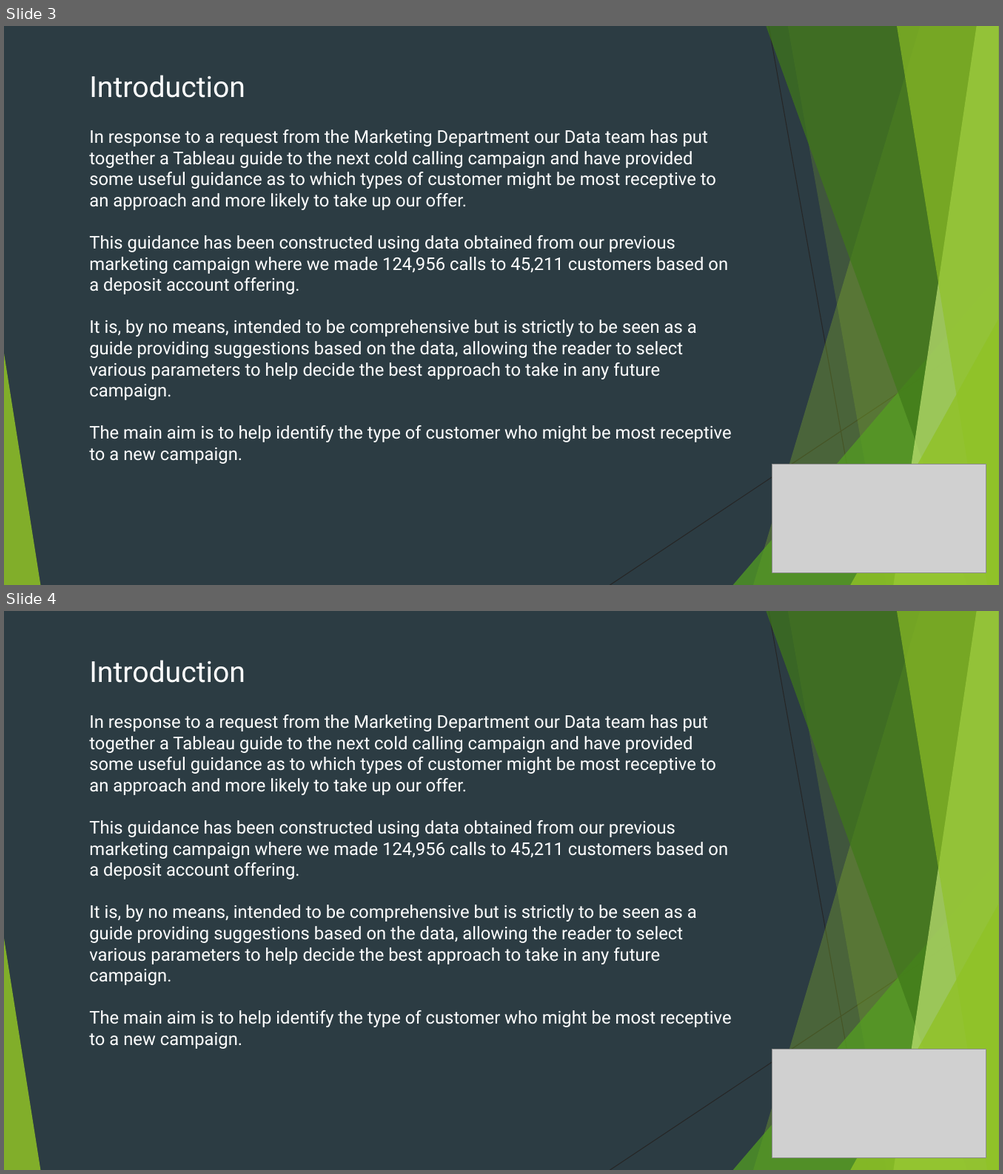
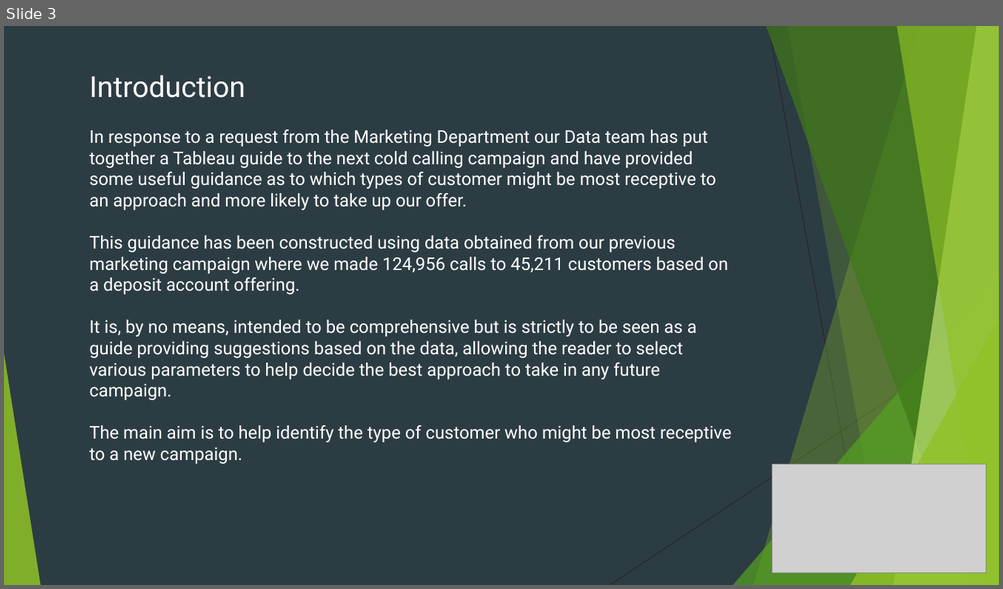
Before and after one commit to AndrewBoyne/my_qa_repo, a slide deck: Sprint 1/Marketing Campaign Guidance.pptx. Shown one above the other, each under a label of ours: slides 3 and 4 before the commit, slide 3 after it. The pictures are 1003x1174 and 1003x589 pixels, drawn with LibreOffice and Linux fonts; fonts in the diff are those of the drawing; grey boxes stand for pictures. Boxes give left, top, right and bottom in pixels: in the first picture for what was removed or moved away, otherwise in the second. Text is boxed around its words. In the diff, an @@ line names an element or a change of style, - is before the commit and + after.

```diff
--- a/Sprint 1/Marketing Campaign Guidance.pptx
+++ b/Sprint 1/Marketing Campaign Guidance.pptx
@@ slide 4 removed at (4,611,999,1170), background #2C3C43; not listed: 10 template elements that a slide beside it also shows @@
@@ text removed at (89,660,731,1049) @@
-Introduction
-In response to a request from the Marketing Department our Data team has put together a Tableau guide to the next cold calling campaign and have provided some useful guidance as to which types of customer might be most receptive to an approach and more likely to take up our offer.
-This guidance has been constructed using data obtained from our previous marketing campaign where we made 124,956 calls to 45,211 customers based on a deposit account offering.
-It is, by no means, intended to be comprehensive but is strictly to be seen as a guide providing suggestions based on the data, allowing the reader to select various parameters to help decide the best approach to take in any future campaign.
-The main aim is to help identify the type of customer who might be most receptive to a new campaign.
@@ picture removed at (772,1050,987,1159) @@
```
Also in this commit, not shown: 1 slide changed, 6 slides added, 4 other files.
